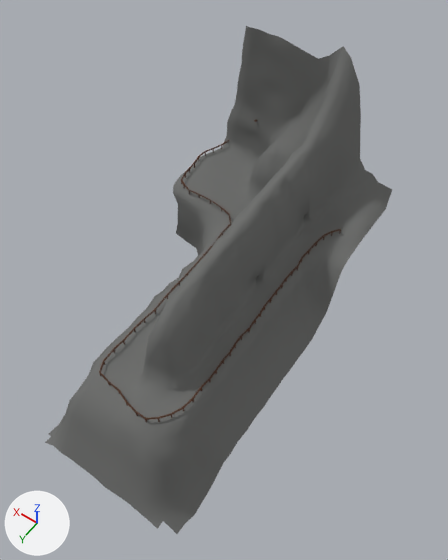
One commit to the Blender file Unity_Projekt/Assets/Blender/Szenario 2/Main_mountain.blend: the scene before it, then after it.
Rendered twice from a 50 mm camera at (-53.5, 200.9, 156.0) aimed at (13.9, 106.5, 7.7). Lighting does not change. The marker at lower left points along +X, +Y and +Z.

Objects in the first picture: 'Landscape', 'Railing'.
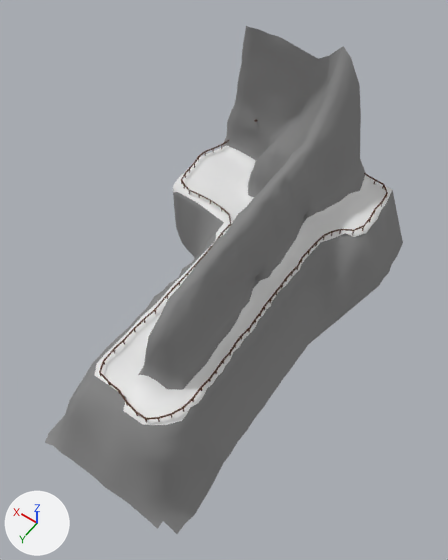
What differs and where, as boxes (x1, y1, x2, y2) in the pictures (448 x 560 px; the box of a moved part takes in the faces that stretch with it):
'Landscape', recoloured, reshaped: before (45, 26, 392, 534); after (45, 26, 403, 534)
part 1 of me_landscape, moved or reshaped: before (45, 154, 392, 492); after (73, 159, 403, 492)
part 2 of me_landscape, recoloured (grey to white): (95, 146, 392, 425) in both
part 3 of me_landscape_003, added: after (341, 173, 388, 231)

The change, as a diff of the scene's bpy script:
```diff
--- a/Unity_Projekt/Assets/Blender/Szenario 2/Main_mountain.blend.py
+++ b/Unity_Projekt/Assets/Blender/Szenario 2/Main_mountain.blend.py
@@ mat_stone1 @@
 mat_stone1 = diffuse_material('Stone1')
-mat_stone1.base_color = (0.166, 0.168, 0.163)  # grey #717270
+mat_stone1.base_color = (0.25, 0.25, 0.25)  # grey #898989
@@ mat_snow @@
+mat_snow = principled_material('Snow')
+mat_snow.base_color = (0.8, 0.8, 0.8)  # white #e7e7e7
@@ me_landscape @@
 # used by ob_landscape; location = (17.9, 103.7, 0.4)
-me_landscape.from_pydata(...)  # 1119 vertices, 2115 faces, 1 loose edge; spans x -30.4..44.1, y -59.6..65.0, z -31.5..54.7
+me_landscape.from_pydata(...)  # 953 vertices, 1796 faces, 1 loose edge; spans x -39.3..47.7, y -61.2..65.0, z -31.5..54.7
+# me_landscape part 1: 201 vertices moved from x -28.8..14.0, y -58.6..62.4, z -20.8..15.5 to x -28.7..14.1, y -59.5..61.7, z -19.3..16.3; 216 vertices removed from x -30.3..39.5, y -52.7..62.4, z -29.7..7.6; 50 vertices added at x -39.3..47.7, y -61.2..59.5, z -29.9..9.0
+# me_landscape part 2: 402 faces spanning x -29.0..44.1, y -59.5..51.1, z -5.7..11.8 switch from mat_stone1 (grey #717270) to mat_snow (white #e7e7e7)
@@ me_landscape_003 @@
 # used by ob_railing; location = (19.5, 105.4, 2.9)
-me_landscape_003.from_pydata(...)  # 1491 vertices, 1118 faces; spans x -25.4..38.8, y -58.4..48.6, z -4.4..7.9
+me_landscape_003.from_pydata(...)  # 1691 vertices, 1270 faces; spans x -30.9..38.8, y -60.0..48.6, z -4.4..10.7
+# me_landscape_003 part 3: 72 vertices added at x -30.9..-19.6, y -60.0..-36.8, z 7.6..10.7
 me_landscape_003.materials.append(mat_wood2)
```
